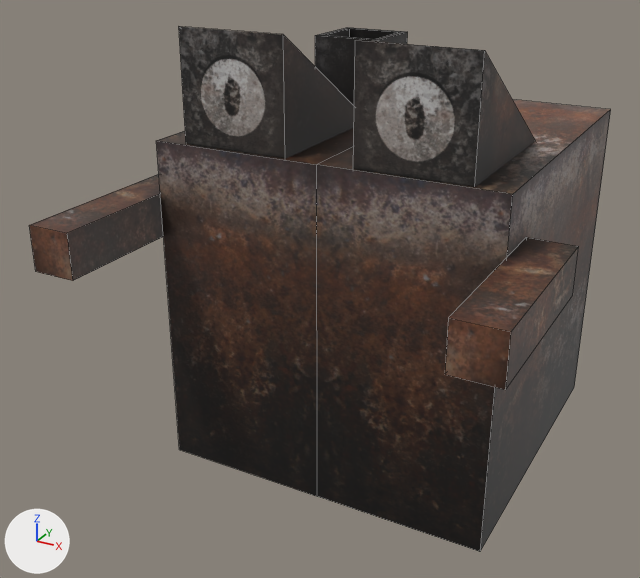
Renders of the Blender file Assets/Prefabs/Models/robot.blend from each side of a commit.
One viewpoint serves both versions: a 50 mm camera at (1.04, -2.373, 1.602) aimed at (-0.106, -0.289, 0.56). Lighting does not change. The marker at lower left points along +X, +Y and +Z. Mesh edges are drawn as thin lines.
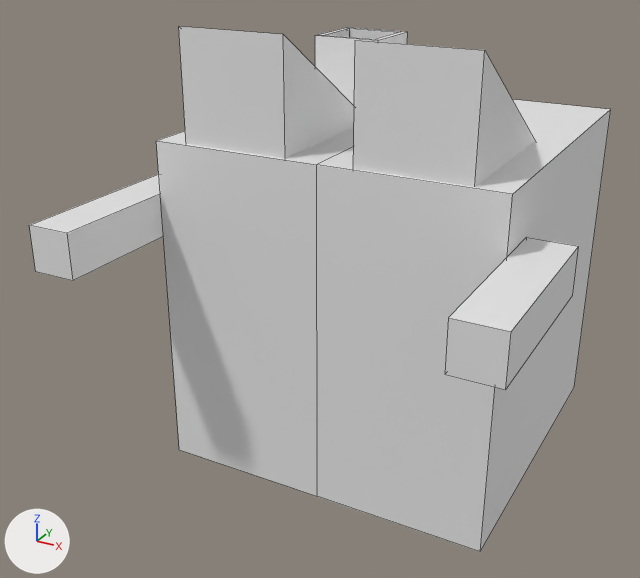
The change, as a diff of the scene's bpy script:
```diff
--- a/Assets/Prefabs/Models/robot.blend.py
+++ b/Assets/Prefabs/Models/robot.blend.py
@@ me_cube_001 @@
 me_cube_001.from_pydata(...)  # 56 vertices, 43 faces; spans x -0.627..0.627, y -0.867..0.5, z 0.0..1.306
-me_cube_001.materials.append(mat_robottexture_png_001)  # picture img_robottexture_png_001
```

Pixel boxes (x1, y1, x2, y2) of what changed, in the pictures (640 x 578 px):
'Cube', recoloured
    both: (29, 26, 611, 552)
